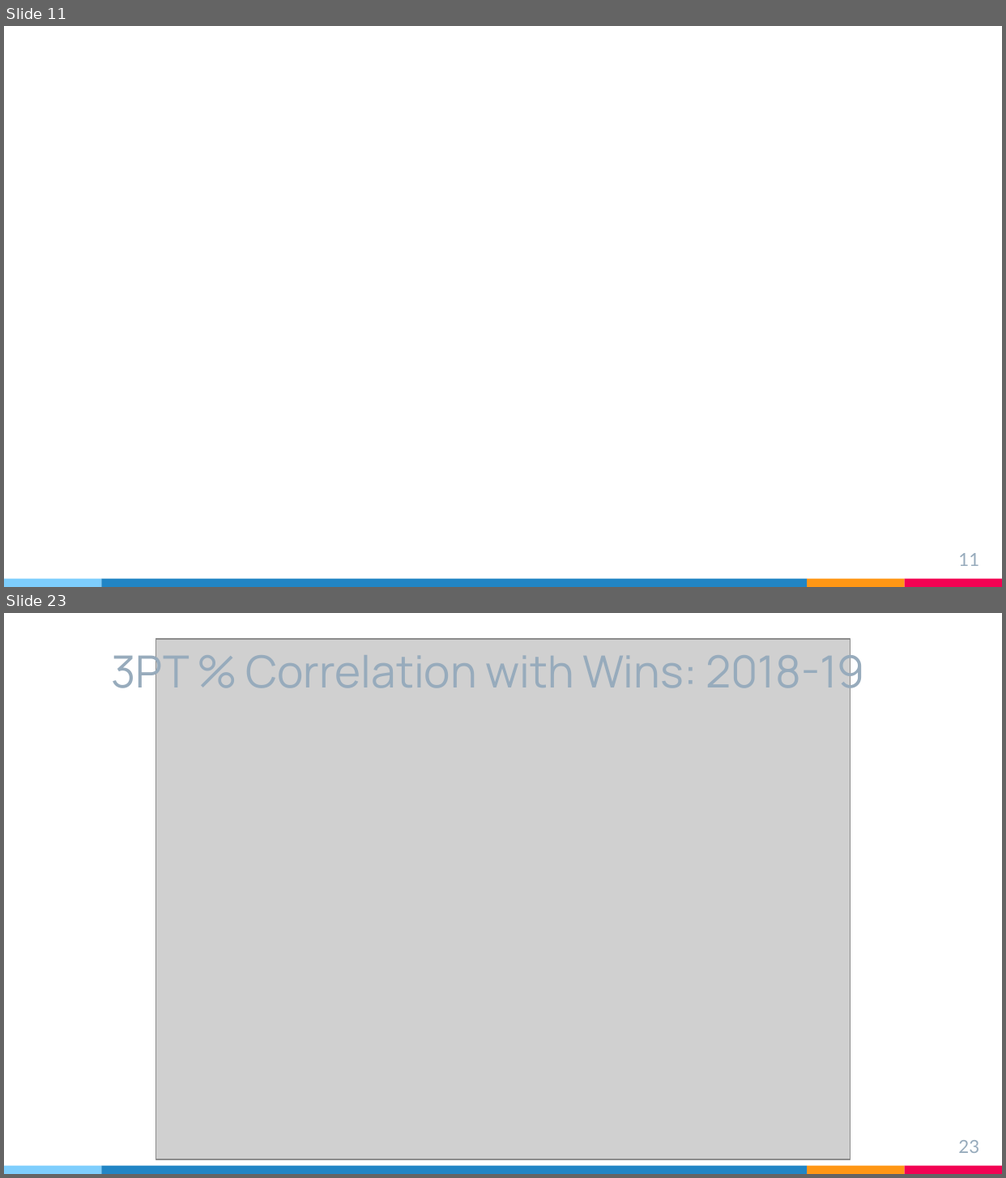
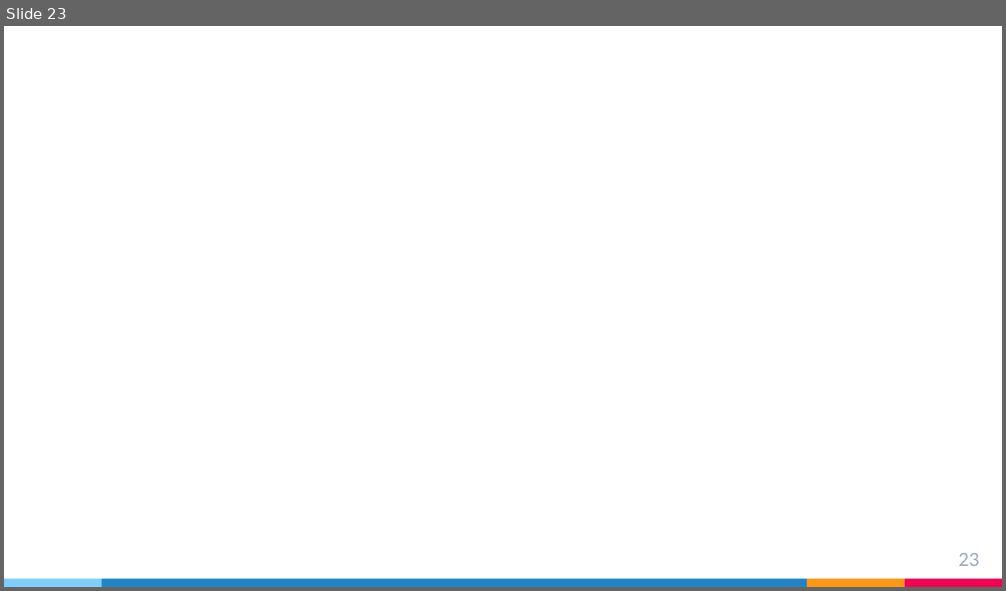
Before and after one commit to rsandbe1/R_project, a slide deck: R_project_presentation.pptx. Shown one above the other, each under a label of ours: slides 11 and 23 before the commit, slide 23 after it; the slides between them are not shown. The pictures are 1006x1178 and 1006x591 pixels, drawn with LibreOffice and Linux fonts; fonts in the diff are those of the drawing; grey boxes stand for pictures. Boxes give left, top, right and bottom in pixels: in the first picture for what was removed or moved away, otherwise in the second. Text is boxed around its words. In the diff, an @@ line names an element or a change of style, - is before the commit and + after.

```diff
--- a/R_project_presentation.pptx
+++ b/R_project_presentation.pptx
@@ slide 23 removed at (4,613,1002,1174), background #FFFFFF; not listed: 4 template elements that a slide beside it also shows @@
@@ text removed at (112,646,864,700) @@
-3PT % Correlation with Wins: 2018-19
@@ picture removed at (155,639,850,1160) @@
@@ page number removed at (958,1140,979,1153) @@
-23
@@ what was slide 11 is now slide 23 @@
@@ page number at (958,553,979,566): text changed @@
-11
+23
```
Also in this commit, not shown: 3 slides changed, 14 slides added, 22 other slides removed, 19 other files.
